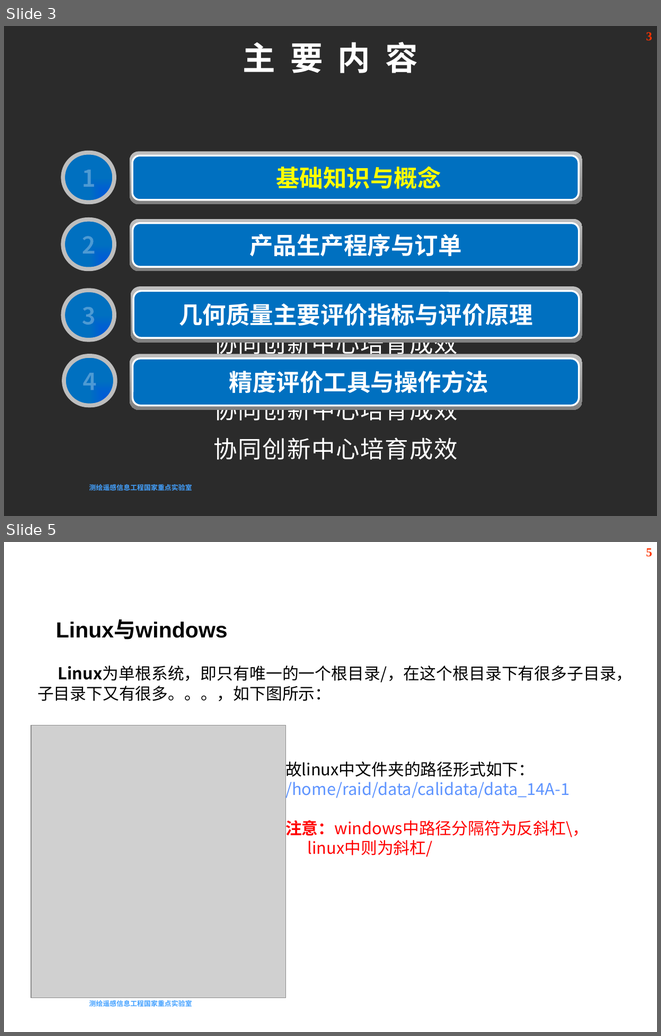
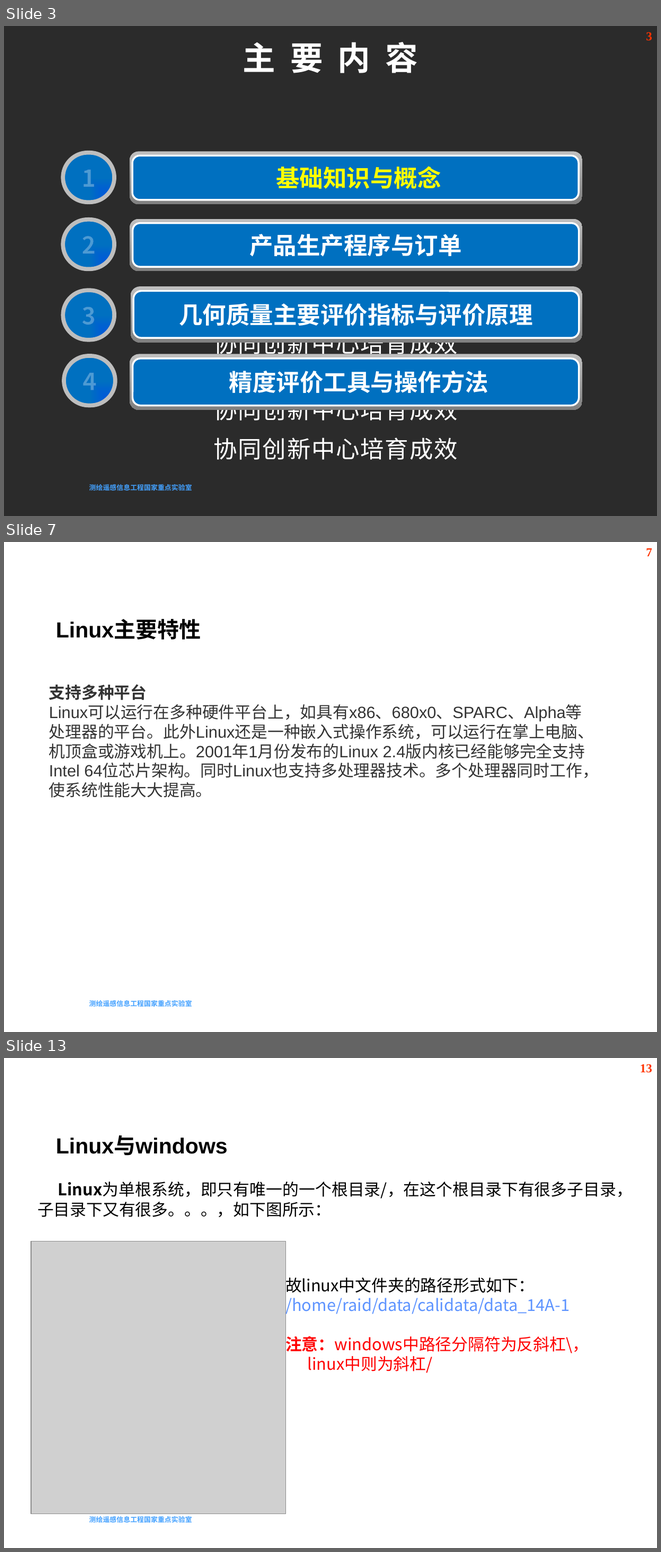
Before and after one commit to sugeryao/RSONE-Train-Material, a slide deck: 小组培训材料4--jzp.pptx. Shown one above the other, each under a label of ours: slides 3 and 5 before the commit, slides 3, 7 and 13 after it; the slides between them are not shown. The pictures are 661x1036 and 661x1552 pixels, drawn with LibreOffice and Linux fonts; fonts in the diff are those of the drawing; grey boxes stand for pictures; background and template pictures are left out; a plain dark background stands for a picture behind light text. Boxes give left, top, right and bottom in pixels: in the first picture for what was removed or moved away, otherwise in the second. Text is boxed around its words. In the diff, an @@ line names an element or a change of style, - is before the commit and + after.

```diff
--- a/小组培训材料4--jzp.pptx
+++ b/小组培训材料4--jzp.pptx
@@ slide 7 added at [4,542,657,1032], background picture (left out); not listed: 2 template elements that a slide beside it also shows @@
@@ text added at [4,544,657,597], 32 pt, text #FFFFFF, bold @@
+基础知识与概念
@@ text added at [56,620,201,640], 24 pt, text #000000, bold @@
+  Linux主要特性
@@ text added at [49,684,598,797], 18 pt, text #333333 @@
+支持多种平台
+Linux可以运行在多种硬件平台上，如具有x86、680x0、SPARC、Alpha等处理器的平台。此外Linux还是一种嵌入式操作系统，可以运行在掌上电脑、机顶盒或游戏机上。2001年1月份发布的Linux 2.4版内核已经能够完全支持Intel 64位芯片架构。同时Linux也支持多处理器技术。多个处理器同时工作，使系统性能大大提高。
@@ what was slide 5 is now slide 13 @@
@@ page number at [640,1064,652,1073]: text changed @@
-5
+13
```
Also in this commit, not shown: 3 slides changed, 8 other slides added.
